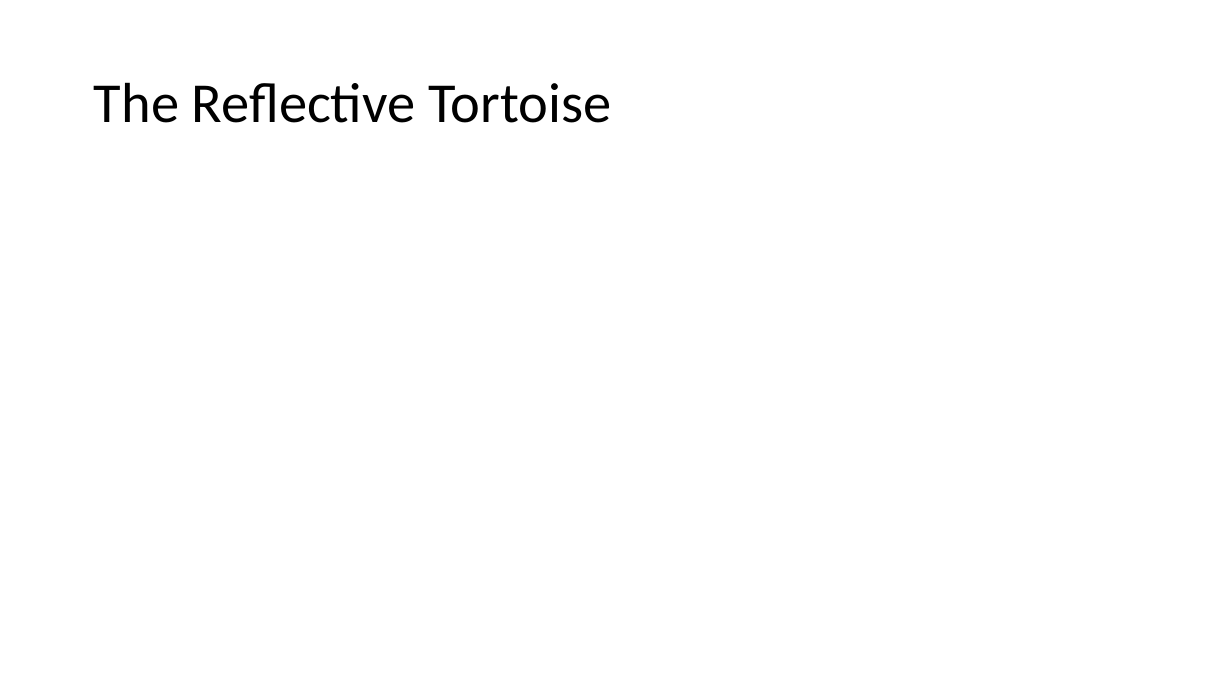
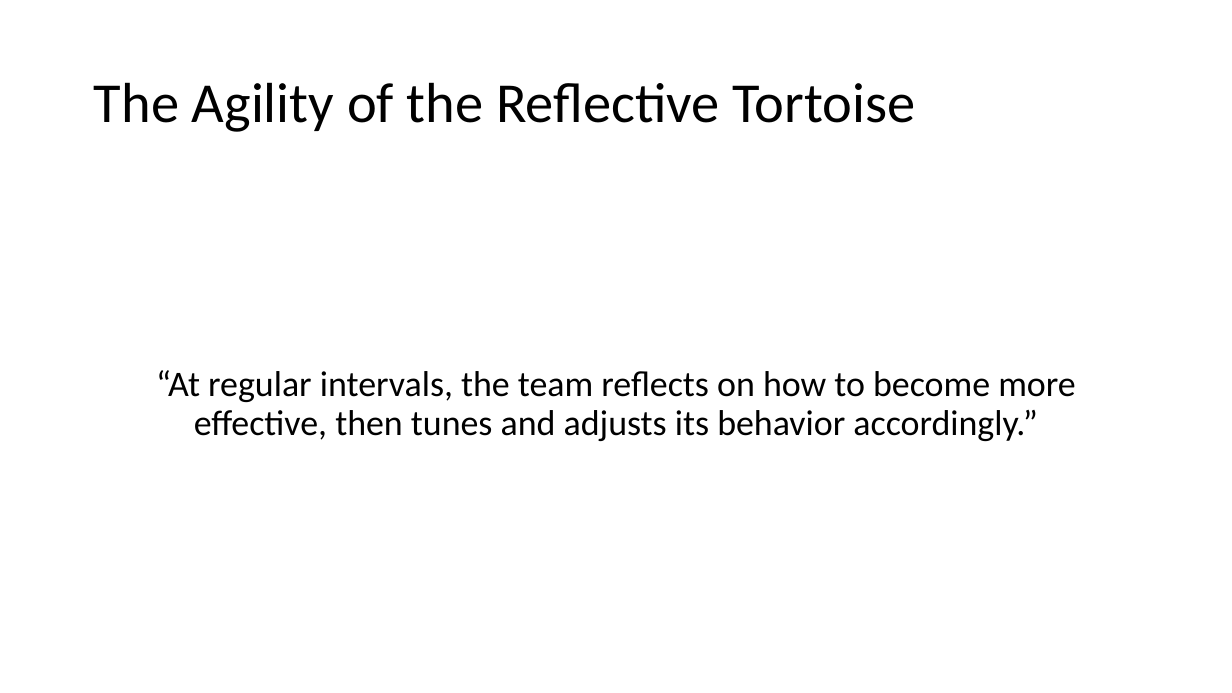
Before and after one commit to jugisahunk/presentations, a slide deck: slide 9 of tortoise-and-hare/tortoise-and-hare.pptx. Drawn at 1232x693 pixels with LibreOffice and Linux fonts; fonts in the diff are those of the drawing. Boxes give left, top, right and bottom in pixels: in the first picture for what was removed or moved away, otherwise in the second. Text is boxed around its words. In the diff, an @@ line names an element or a change of style, - is before the commit and + after.

```diff
--- a/tortoise-and-hare/tortoise-and-hare.pptx
+++ b/tortoise-and-hare/tortoise-and-hare.pptx
@@ title at (94,82,915,132): text changed @@
-The Reflective Tortoise
+The Agility of the Reflective Tortoise
@@ text added at (156,370,1075,441), 28 pt, text #000000 @@
+“At regular intervals, the team reflects on how to become more effective, then tunes and adjusts its behavior accordingly.”
```
Also in this commit, not shown: 8 other slides changed, 1 slide added, 1 other file.
